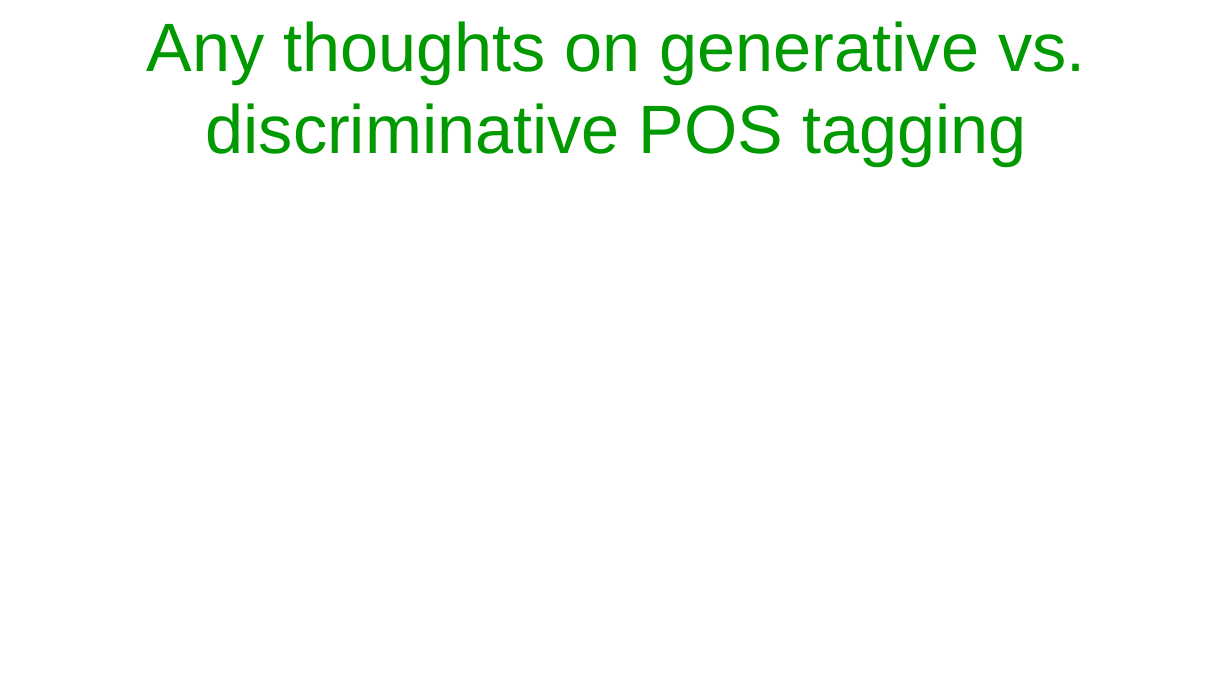
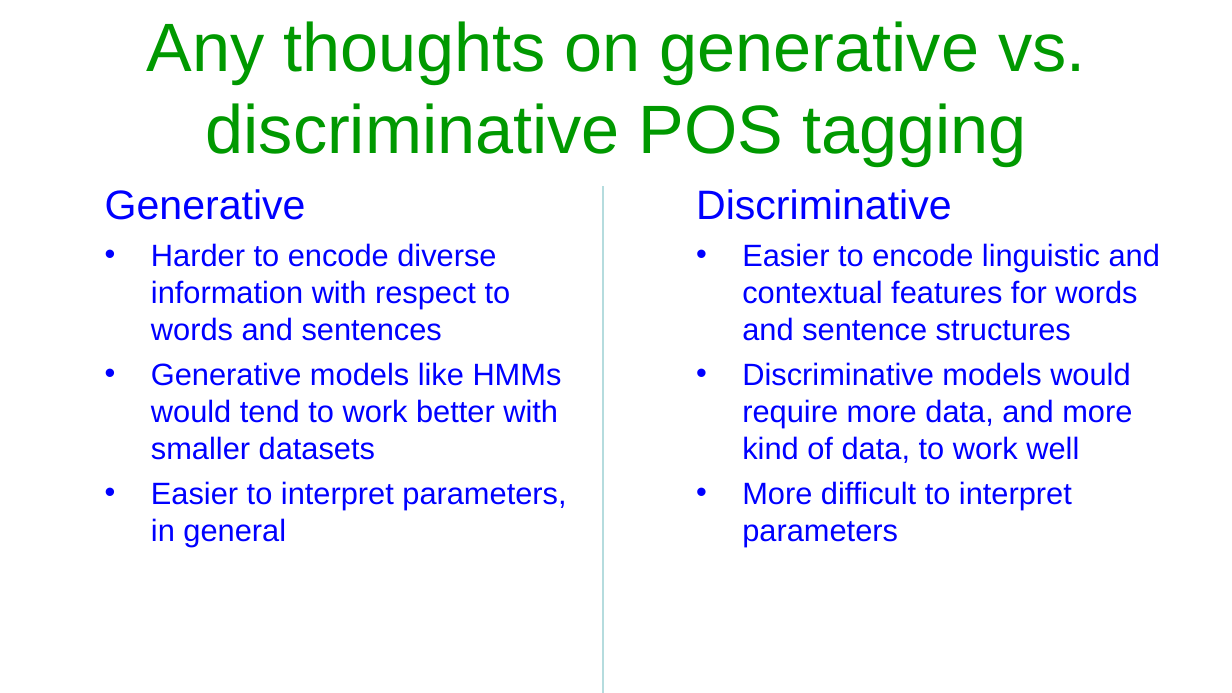
Before and after one commit to Arshim28/POS-Tagger, a slide deck: slide 11 of Assignment 2-PoS tagging.pptx. Drawn at 1232x693 pixels with LibreOffice and Linux fonts; fonts in the diff are those of the drawing. Boxes give left, top, right and bottom in pixels: in the first picture for what was removed or moved away, otherwise in the second. Text is boxed around its words. In the diff, an @@ line names an element or a change of style, - is before the commit and + after.

```diff
--- a/Assignment 2-PoS tagging.pptx
+++ b/Assignment 2-PoS tagging.pptx
@@ text added at bbox=[105, 189, 566, 547], 18 pt, text #0000FF @@
+Generative
+• Harder to encode diverse information with respect to words and sentences
+• Generative models like HMMs would tend to work better with smaller datasets
+• Easier to interpret parameters, in general
@@ line added from (602, 186) to (602, 692), #B6DCDF 0.75 pt @@
@@ text added at bbox=[696, 189, 1160, 547], 18 pt, text #0000FF @@
+Discriminative
+• Easier to encode linguistic and contextual features for words and sentence structures
+• Discriminative models would require more data, and more kind of data, to work well
+• More difficult to interpret parameters
```
Also in this commit, not shown: 3 other slides changed, 2 slides added, 2 slides removed, 1 other file.
